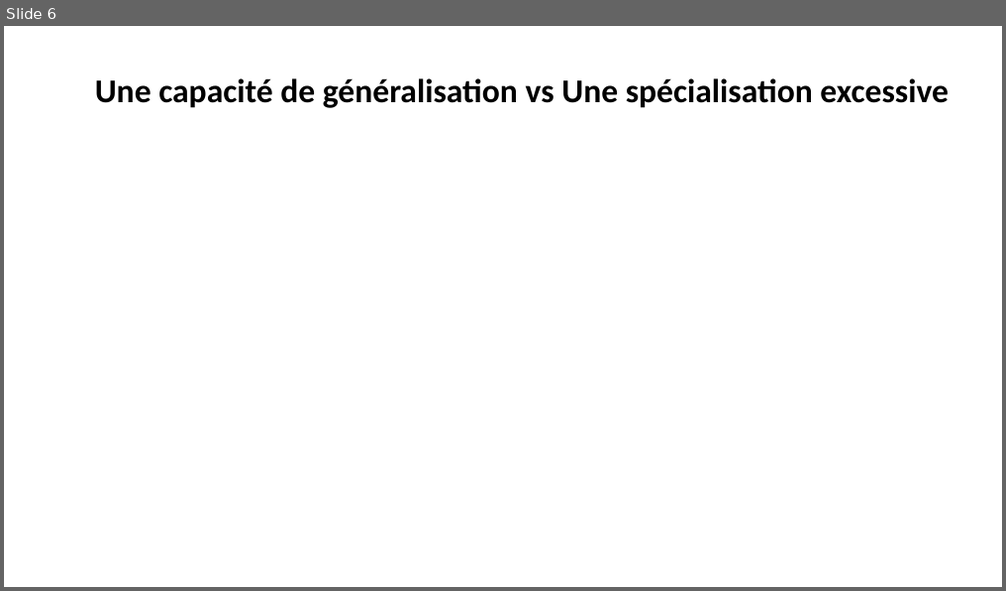
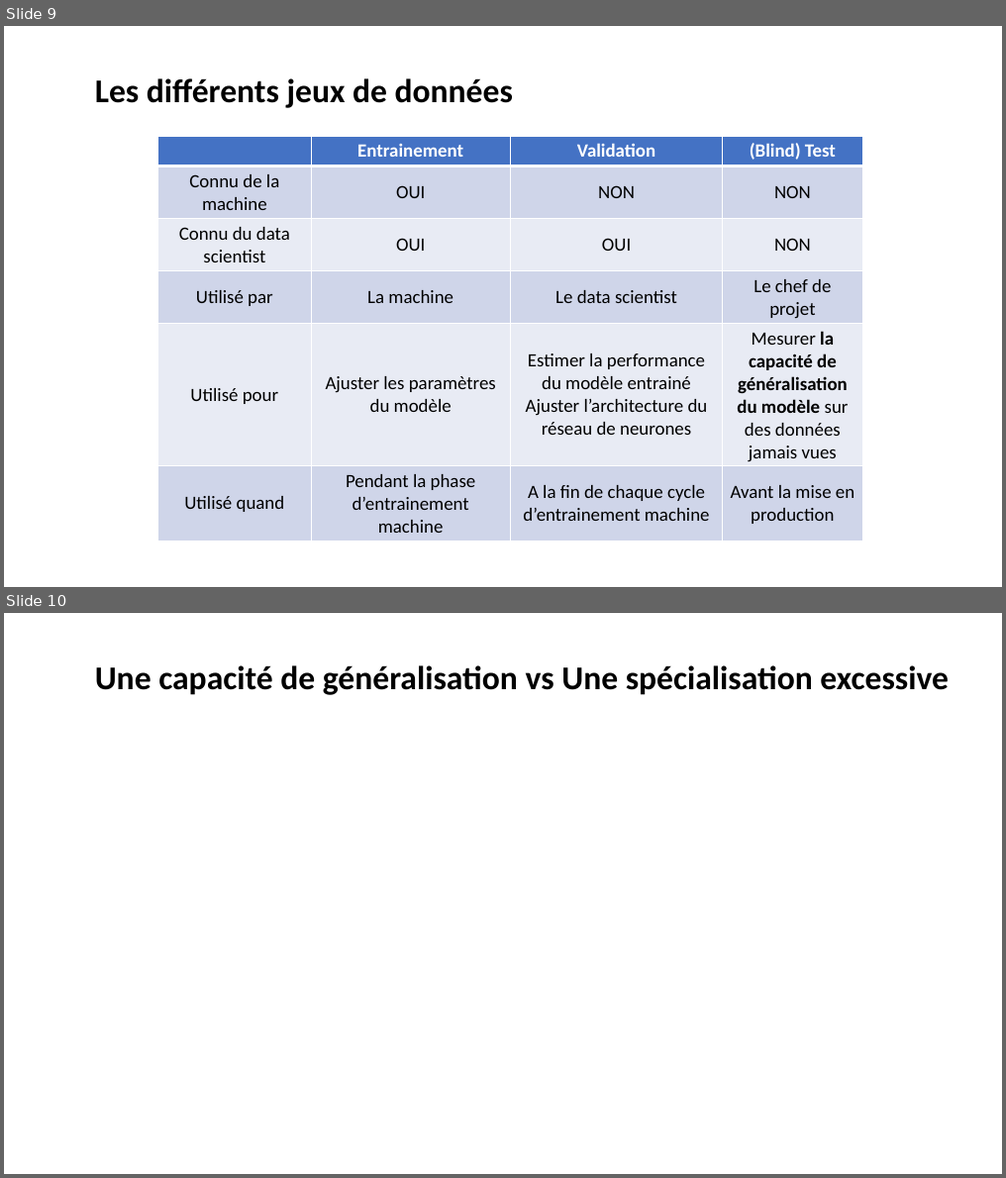
Before and after one commit to laurentprudhon/cours-deeplearning-2020, a slide deck: slides/02_production.pptx. Shown one above the other, each under a label of ours: slide 6 before the commit, slides 9 and 10 after it. The pictures are 1006x591 and 1006x1178 pixels, drawn with LibreOffice and Linux fonts; fonts in the diff are those of the drawing. Boxes give left, top, right and bottom in pixels: in the first picture for what was removed or moved away, otherwise in the second. Text is boxed around its words. In the diff, an @@ line names an element or a change of style, - is before the commit and + after.

Commit message:
mises à jour slides pour la session 2

```diff
--- a/slides/02_production.pptx
+++ b/slides/02_production.pptx
@@ slide 9 added at (x1=4, y1=26, x2=1002, y2=587), background #FFFFFF @@
@@ text added at (x1=95, y1=78, x2=513, y2=108), 32 pt, text #000000, bold @@
+Les différents jeux de données
@@ table added at (x1=158, y1=136, x2=862, y2=541), 6 rows, 4 columns @@
+ | Entrainement | Validation | (Blind) Test
+Connu de la machine | OUI | NON | NON
+Connu du data scientist | OUI | OUI | NON
+Utilisé par | La machine | Le data scientist | Le chef de projet
+Utilisé pour | Ajuster les paramètres du modèle | Estimer la performance du modèle entrainé / Ajuster l’architecture du réseau de neurones | Mesurer la capacité de généralisation du modèle sur des données jamais vues
+Utilisé quand | Pendant la phase d’entrainement machine | A la fin de chaque cycle d’entrainement machine | Avant la mise en production
@@ what was slide 6 is now slide 10 @@
```
Also in this commit, not shown: 2 slides changed, 5 other slides added, 15 slides removed.
